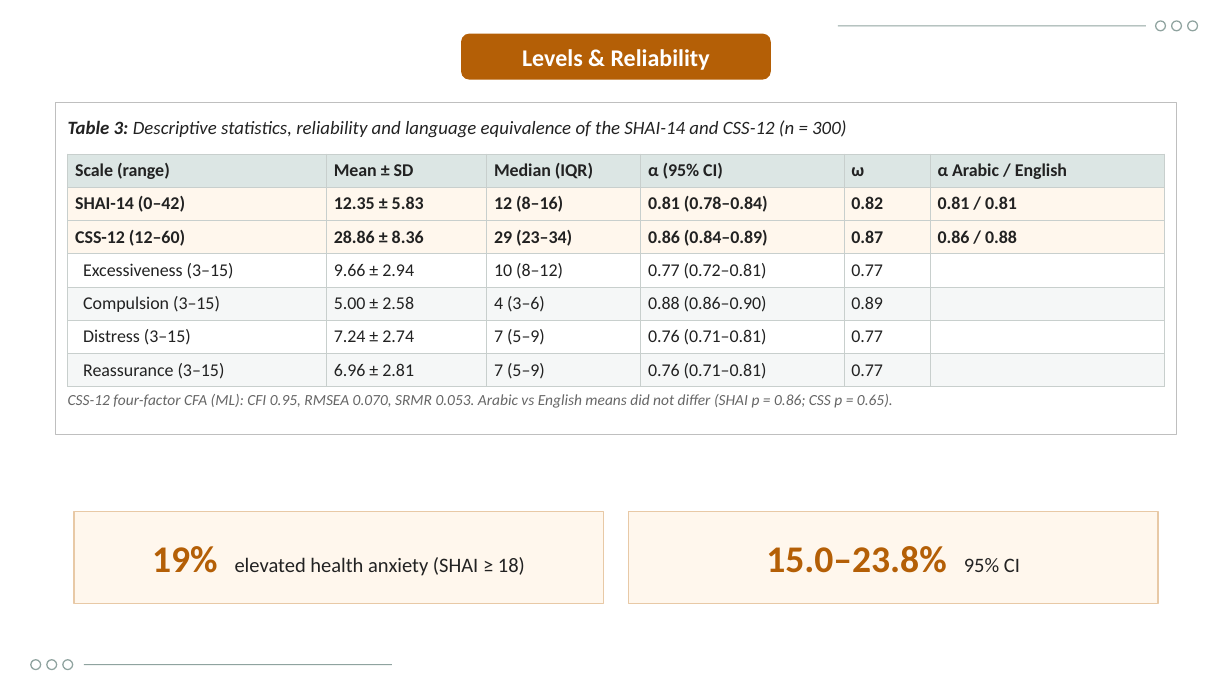
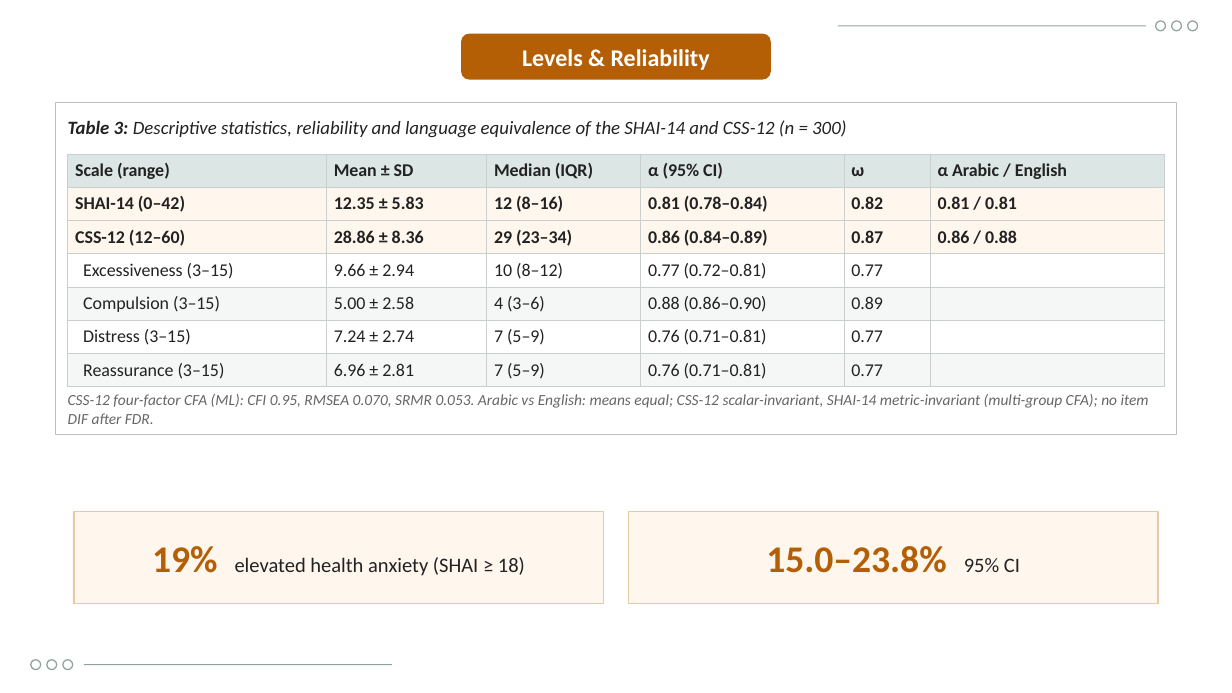
Before and after one commit to Yaseen279/History-Exam, a slide deck: slide 16 of research/output/study/Defence_Presentation_UOBCOM.pptx. Drawn at 1232x693 pixels with LibreOffice and Linux fonts; fonts in the diff are those of the drawing; background and template pictures are left out. Boxes give left, top, right and bottom in pixels: in the first picture for what was removed or moved away, otherwise in the second. Text is boxed around its words. In the diff, an @@ line names an element or a change of style, - is before the commit and + after.

```diff
--- a/research/output/study/Defence_Presentation_UOBCOM.pptx
+++ b/research/output/study/Defence_Presentation_UOBCOM.pptx
@@ text at [68,394,1149,424]: text changed @@
-CSS-12 four-factor CFA (ML): CFI 0.95, RMSEA 0.070, SRMR 0.053. Arabic vs English means did not differ (SHAI p = 0.86; CSS p = 0.65).
+CSS-12 four-factor CFA (ML): CFI 0.95, RMSEA 0.070, SRMR 0.053. Arabic vs English: means equal; CSS-12 scalar-invariant, SHAI-14 metric-invariant (multi-group CFA); no item DIF after FDR.
```
Also in this commit, not shown: 1 other slide changed, 16 other files.
